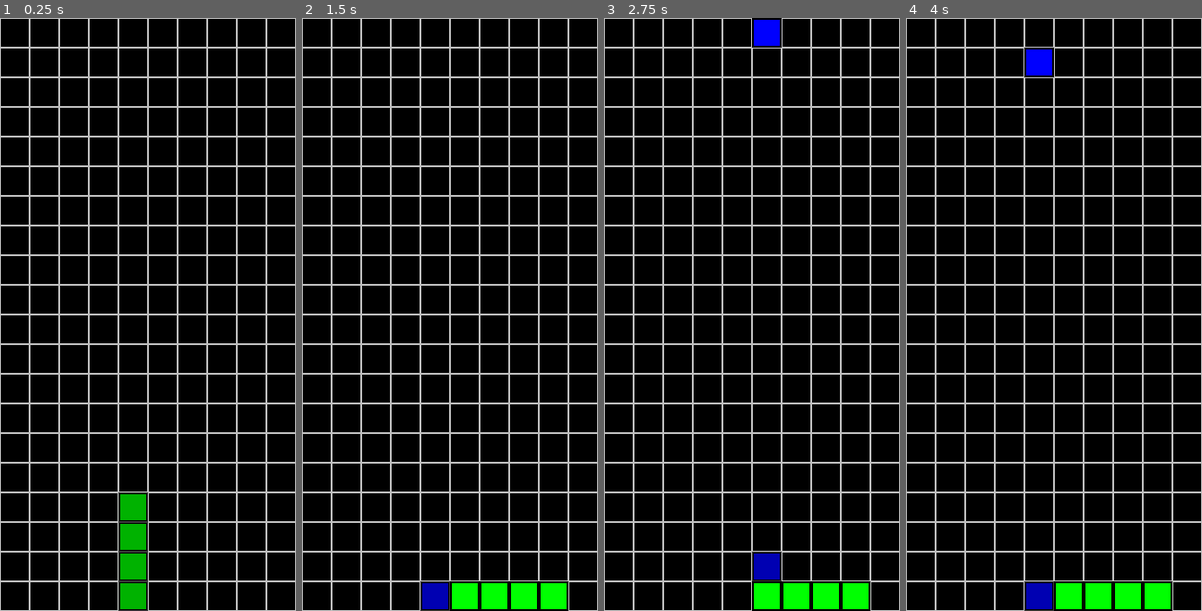
Above: before the commit, frames 1-4 (left to right).
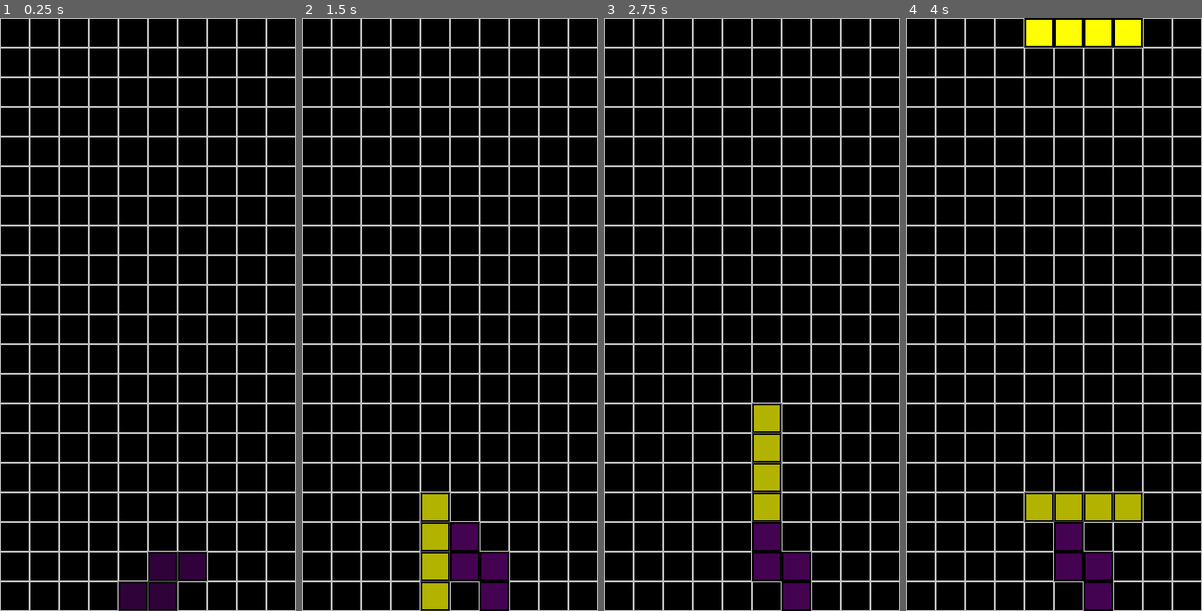
Above: after the commit, the same moments.

Repository: danielxf007/Tetris
Game: Godot game, scene res://nodes/main.tscn
The game is run twice, just before and just after one commit, with the same random seed, the same clock (stepped at 60 frames per second) and the same inputs.
Inputs:
- Up to frame 1 (0.25 s): no input
- Up to frame 2 (1.5 s): tap Enter (ui_accept) at 0.5, 0.77, 1.25 s; hold Right (ui_right) 0.53-1.28 s; hold Down (ui_down) from 1.28 s (still down)
- Up to frame 3 (2.75 s): tap Enter (ui_accept) at 1.52, 2 s; release Down (ui_down) at 2.03 s; hold Right (ui_right) from 2.03 s (still down)
- Up to frame 4 (4 s): tap Enter (ui_accept) at 2.75, 3.02, 3.77 s; release Right (ui_right) at 3.53 s; hold Left (ui_left) from 3.53 s (still down)

The runs differ from the first frame. In frame 1, 3.0% of the frame differs, in the area x 40-70%, y 80-100%; in frame 2, 4.8%; in frame 3, 5.3%; in frame 4, 7.5%, in the area x 40-90%, y 0-100%.

Commit message:
Added a piece generator script

Diff:
--- a/scripts/game.gd
+++ b/scripts/game.gd
@@ -5,19 +5,8 @@
 const CLOCK_INIT_TIME: float = 1.0
 const CLOCK_MIN_TIME: float = 0.2
 const CLOCK_DEC_TIME: float = 1.0/6.0
-const N_BLOCKS:Array = [4, 4, 4, 4, 4, 1]
-const COLORS: Array = ["blue", "green", "purple", "red", "yellow"]
-const PIECE_TYPES: int = 6
 const MAX_LEVEL: int = 9
 const TARGET_COMPLETED_ROWS: int = 20
-const INIT_COORDS: Array = [
-	[Vector2i(4, 3), Vector2i(4, 2), Vector2i(4, 1), Vector2i(4, 0)],
-	[Vector2i(4, 3), Vector2i(4, 2), Vector2i(5, 2), Vector2i(6, 2)],
-	[Vector2i(4, 3), Vector2i(5, 3), Vector2i(5, 2), Vector2i(6, 2)],
-	[Vector2i(4, 3), Vector2i(4, 2), Vector2i(3, 2), Vector2i(5, 2)],
-	[Vector2i(4, 3), Vector2i(5, 3), Vector2i(5, 2), Vector2i(4, 2)],
-	[Vector2i(4, 3)]
-]
 var tetris_map: TetrisMap
 var clock: Timer
 var piece_collided: bool
@@ -25,28 +14,32 @@
 var tetris_piece: TetrisPiece
 var ghost_piece: TetrisPiece
 var lvl_handler: LevelHandler
-var next_piece_data: Dictionary
+var piece_gen: PieceGenerator
 
 # Game control
 func _ready():
 	"""Set up vars and objects"""
 	clock = $Clock
 	tetris_map = $TetrisMap
-	tetris_piece = TetrisPiece.new()
 	ghost_piece = TetrisPiece.new()
 	lvl_handler = LevelHandler.new()
-	next_piece_data = {"type": "", "color": "", "rotated": false}
+	piece_gen = PieceGenerator.new()
 	set_process_input(false)
 	start()
 
+func generate_piece() -> void:
+	var color: String = piece_gen.next_piece_data['color']
+	tetris_piece = piece_gen.generate_piece()
+	ghost_piece.init(tetris_piece._n_blocks, tetris_piece._type,
+	tetris_piece._block_coords.duplicate(), tetris_piece._rotation)
+	tetris_map.create_blocks_from(tetris_piece, color)
+
 func start() -> void:
-	randomize()
 	piece_collided = false
 	player_controls_down_mov = false
-	get_next_piece_data()
+	piece_gen.init()
 	generate_piece()
 	lvl_handler.init()
-	tetris_map.create_blocks_from(tetris_piece, next_piece_data["color"])
 	update_ghost_piece()
 	set_process_input(true)
 	clock.wait_time = CLOCK_INIT_TIME
@@ -70,11 +63,6 @@
 	set_process_input(false)
 	clock.stop()
 	print("Game Over")
-
-func get_next_piece_data() -> void:
-	next_piece_data["type"] = randi()%PIECE_TYPES
-	next_piece_data["color"] = COLORS.pick_random()
-	next_piece_data["rotated"] = bool(randi()%2)
 
 # Input capturing and processing
 func update_ghost_piece() -> void:
@@ -109,7 +97,7 @@
 				tetris_map.update_moving_blocks_pos(tetris_piece)
 				process_piece_collided()
 				break
-		player_controls_down_mov = false
+	player_controls_down_mov = false
 
 func process_rotation(event) -> void:
 	if event.is_action_pressed("ui_accept"):
@@ -140,25 +128,15 @@
 			clock.start()
 
 # Collision Processing
-func generate_piece() -> void:
-	var type: int = next_piece_data["type"]
-	var coords: Array = INIT_COORDS[type].duplicate()
-	var r_flag: bool = next_piece_data["rotated"]
-	tetris_piece.init(N_BLOCKS[type], type, coords, r_flag)
-	ghost_piece.init(N_BLOCKS[type], type, coords.duplicate(), r_flag)
-
 func process_piece_collided() -> void:
 	tetris_map.update_map(tetris_piece)
 	if tetris_map.has_blocks_in_hidden_zone():
 		game_over()
 	else:
-		get_next_piece_data()
 		generate_piece()
-		tetris_map.create_blocks_from(tetris_piece, next_piece_data["color"])
 		update_ghost_piece()
 		piece_collided = false
 		if lvl_handler.get_to_next_lvl(tetris_map.n_rows_cleared):
 			clock.wait_time-=CLOCK_DEC_TIME
 			clock.wait_time = clampf(clock.wait_time, CLOCK_MIN_TIME, 1.0)
-			print("CLOCK TIME", clock.wait_time)
 		clock.start()
--- /dev/null
+++ b/scripts/piece_generator.gd
@@ -0,0 +1,40 @@
+extends Node
+
+class_name PieceGenerator
+
+const PIECE_TYPES: int = 6
+const N_BLOCKS:Array = [4, 4, 4, 4, 4, 1]
+const COLORS: Array = ["blue", "green", "purple", "red", "yellow"]
+const INIT_COORD: Vector2i = Vector2i(4, 3)
+const PIECE_SHAPES: Array = [
+	[Vector2i(), Vector2i(0, -1), Vector2i(0, -2), Vector2i(0, -3)],
+	[Vector2i(), Vector2i(0, -1), Vector2i(1, -1), Vector2i(2, -1)],
+	[Vector2i(), Vector2i(1, 0), Vector2i(1, -1), Vector2i(2, -1)],
+	[Vector2i(), Vector2i(0, -1), Vector2i(-1, -1), Vector2i(1, -1)],
+	[Vector2i(), Vector2i(1, 0), Vector2i(1, -1), Vector2i(0, -1)],
+	[Vector2i()]
+]
+var current_piece_data: Dictionary
+var next_piece_data: Dictionary
+
+func init() -> void:
+	randomize()
+	next_piece_data = generate_piece_data()
+
+func generate_piece_data() -> Dictionary:
+	var piece_data: Dictionary = {}
+	piece_data["type"] = randi()%PIECE_TYPES
+	piece_data["color"] = COLORS.pick_random()
+	piece_data["shape"] = PIECE_SHAPES[piece_data["type"]]
+	piece_data["rotated"] = bool(randi()%2)
+	return piece_data
+
+func generate_piece() -> TetrisPiece:
+	current_piece_data = next_piece_data
+	var type: int = next_piece_data["type"]
+	var coords: Array = PIECE_SHAPES[type].map(func (v): return INIT_COORD+v)
+	var r_flag: bool = next_piece_data["rotated"]
+	var tetris_piece: TetrisPiece = TetrisPiece.new()
+	tetris_piece.init(N_BLOCKS[type], type, coords, r_flag)
+	next_piece_data = generate_piece_data()
+	return tetris_piece
--- a/scripts/tetris_map.gd
+++ b/scripts/tetris_map.gd
@@ -2,9 +2,9 @@
 
 class_name TetrisMap
 
-const MAP_DIMS: Vector2i = Vector2i(10, 24)
+const MAP_DIMS: Vector2i = Vector2i(10, 25)
 const CELL_DIMS: Vector2 = Vector2i(32, 32)
-const OFFSET_ROW: int = 4
+const OFFSET_ROW: int = 5
 var textures: Dictionary = {
 	"blue": load("res://assets/blue_block.jpg"),
 	"green": load("res://assets/green_block.jpg"),
@@ -130,9 +130,10 @@
 func update_ghost_blocks_pos(ghost_piece: TetrisPiece) -> void:
 	var coords: Array = ghost_piece._block_coords
 	var pos: Vector2
-	for index in range(ghost_piece._n_blocks):
-		pos = map_coord_to_global_coord(coords[index])
-		ghost_blocks[index].global_position = pos
+	if len(ghost_blocks):
+		for index in range(ghost_piece._n_blocks):
+			pos = map_coord_to_global_coord(coords[index])
+			ghost_blocks[index].global_position = pos
 
 func update_static_blocks_pos() -> void:
 	var m_cols: int = MAP_DIMS.x
